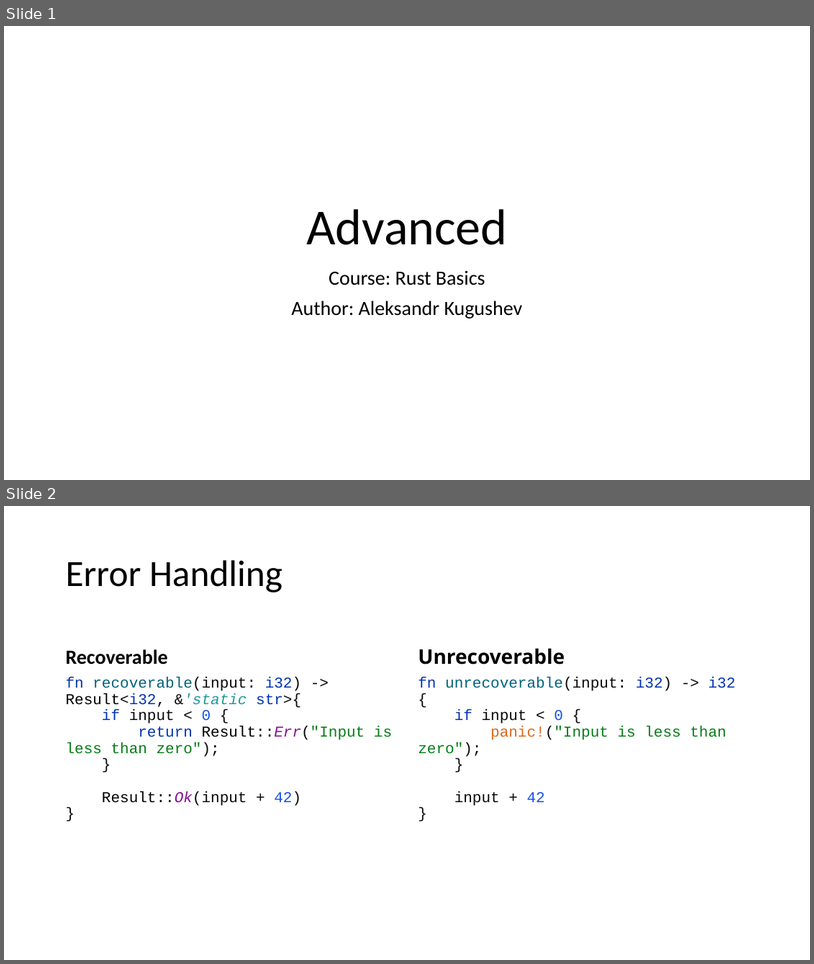
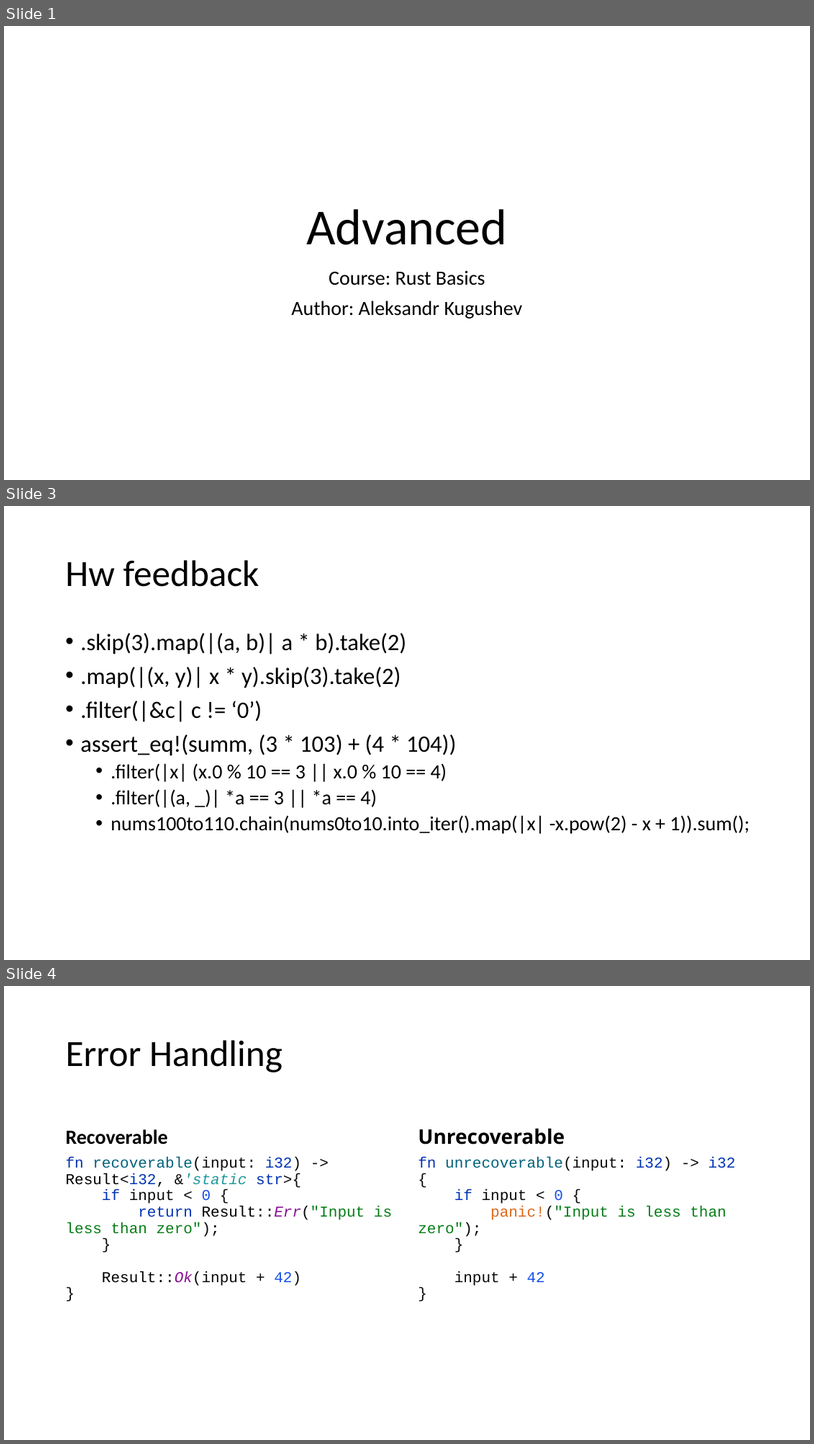
Before and after one commit to kugushev/course-rust-basics, a slide deck: src/10-Advanced/10-Advanced.pptx. Shown one above the other, each under a label of ours: slides 1 and 2 before the commit, slides 1, 3 and 4 after it; the slides between them are not shown. The pictures are 814x964 and 814x1444 pixels, drawn with LibreOffice and Linux fonts; fonts in the diff are those of the drawing. Boxes give left, top, right and bottom in pixels: in the first picture for what was removed or moved away, otherwise in the second. Text is boxed around its words. In the diff, an @@ line names an element or a change of style, - is before the commit and + after.

```diff
--- a/src/10-Advanced/10-Advanced.pptx
+++ b/src/10-Advanced/10-Advanced.pptx
@@ slide 3 added at (4,506,810,960), background #FFFFFF @@
@@ title added at (65,560,260,587), 44 pt, text #000000 @@
+Hw feedback
@@ text added at (80,633,750,834), 24 pt, text #000000 @@
+• .skip(3).map(|(a, b)| a * b).take(2)
+• .map(|(x, y)| x * y).skip(3).take(2)
+• .filter(|&c| c != ‘0’)
+• assert_eq!(summ, (3 * 103) + (4 * 104))
+  • .filter(|x| (x.0 % 10 == 3 || x.0 % 10 == 4)
+  • .filter(|(a, _)| *a == 3 || *a == 4)
+  • nums100to110.chain(nums0to10.into_iter().map(|x| -x.pow(2) - x + 1)).sum();
@@ what was slide 2 is now slide 4 @@
```
Also in this commit, not shown: 2 other slides added, 1 slide removed, 1 other file.
